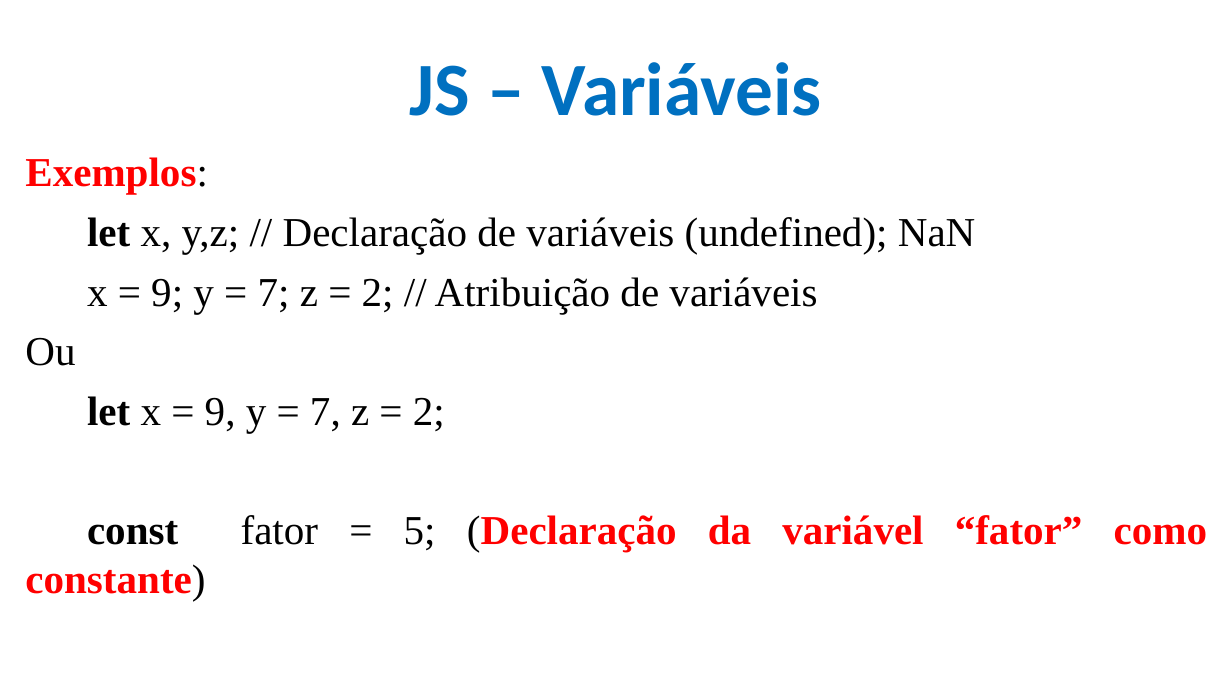
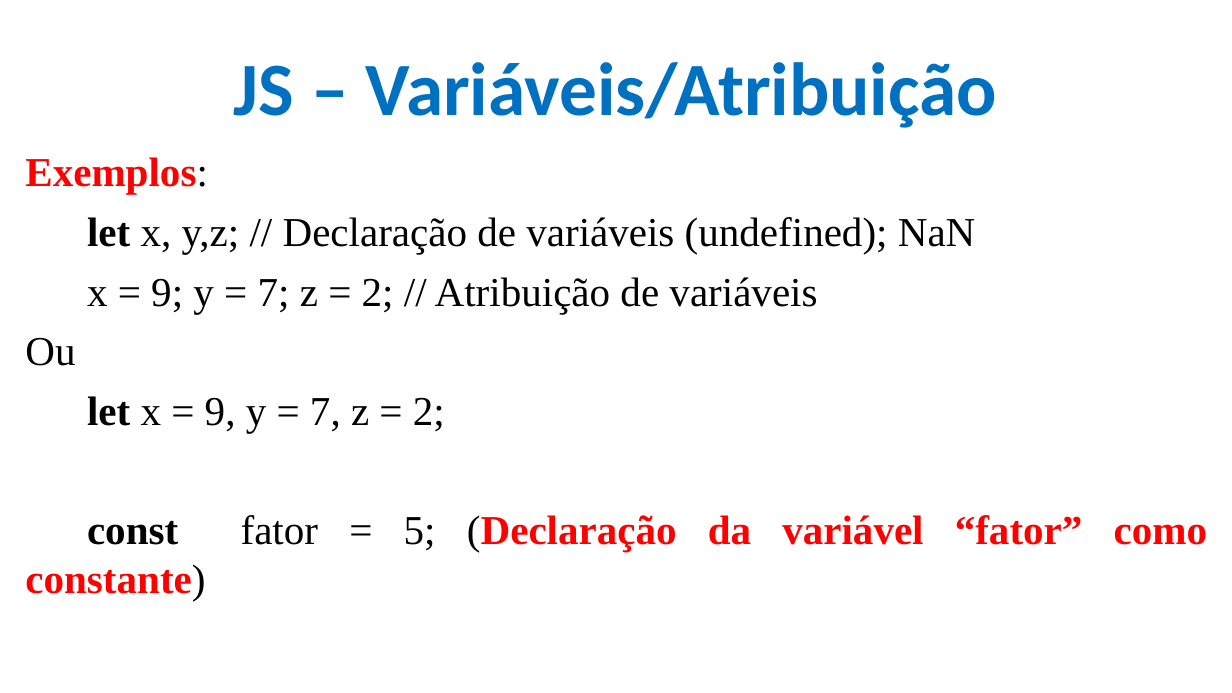
Before and after one commit to CloudEducationBrazil/WydenDesenvolvimentoWebPHP, a slide deck: slide 6 of 01 Classes/Aula 09 Desenvolvimento Web PHP - JS.pptx (slide 5 before the commit). Drawn at 1232x693 pixels with LibreOffice and Linux fonts; fonts in the diff are those of the drawing; background and template pictures are left out. Boxes give left, top, right and bottom in pixels: in the first picture for what was removed or moved away, otherwise in the second. Text is boxed around its words. In the diff, an @@ line names an element or a change of style, - is before the commit and + after.

```diff
--- a/01 Classes/Aula 09 Desenvolvimento Web PHP - JS.pptx
+++ b/01 Classes/Aula 09 Desenvolvimento Web PHP - JS.pptx
@@ title at (x1=234, y1=62, x2=997, y2=128): text changed @@
-JS – Variáveis
+JS – Variáveis/Atribuição
```
Also in this commit, not shown: 6 other slides changed, 6 slides added.
